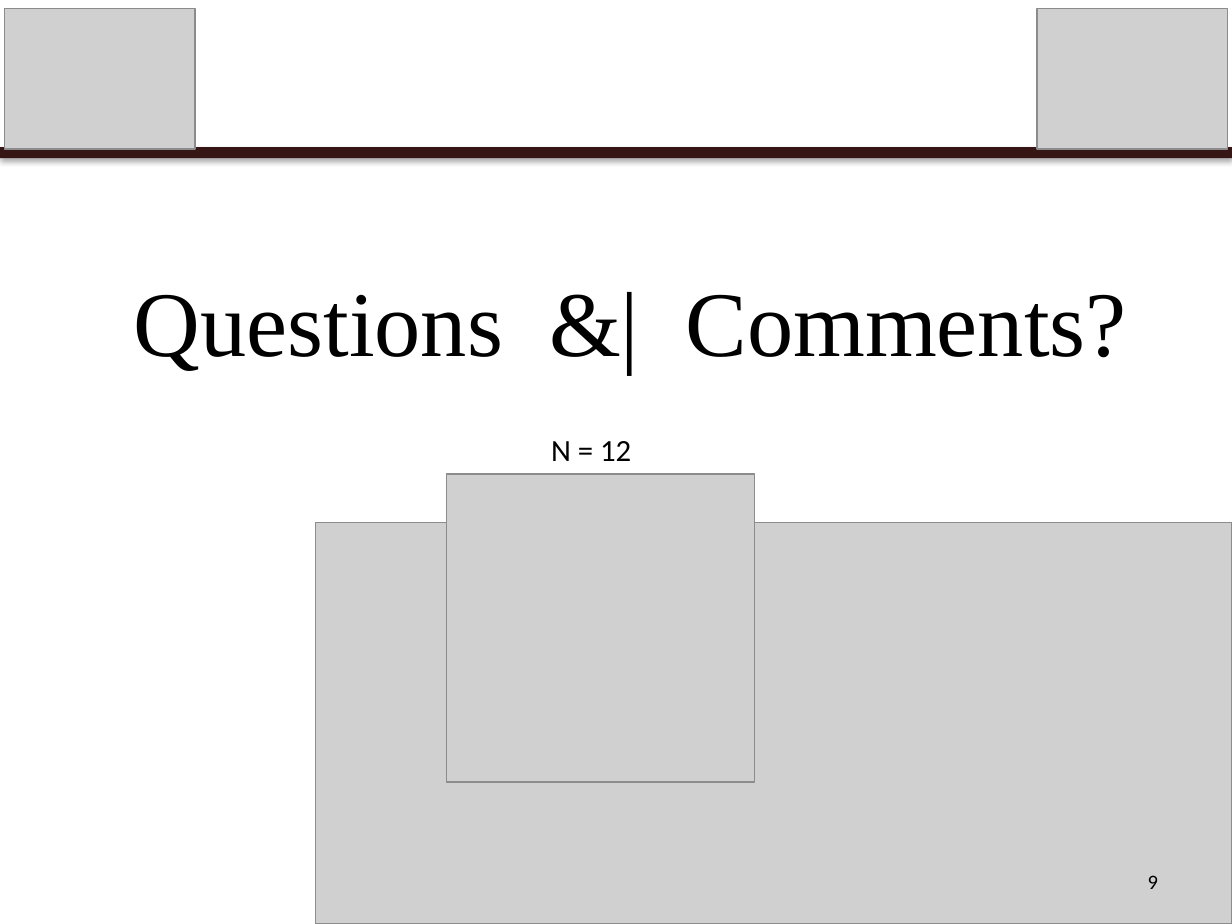
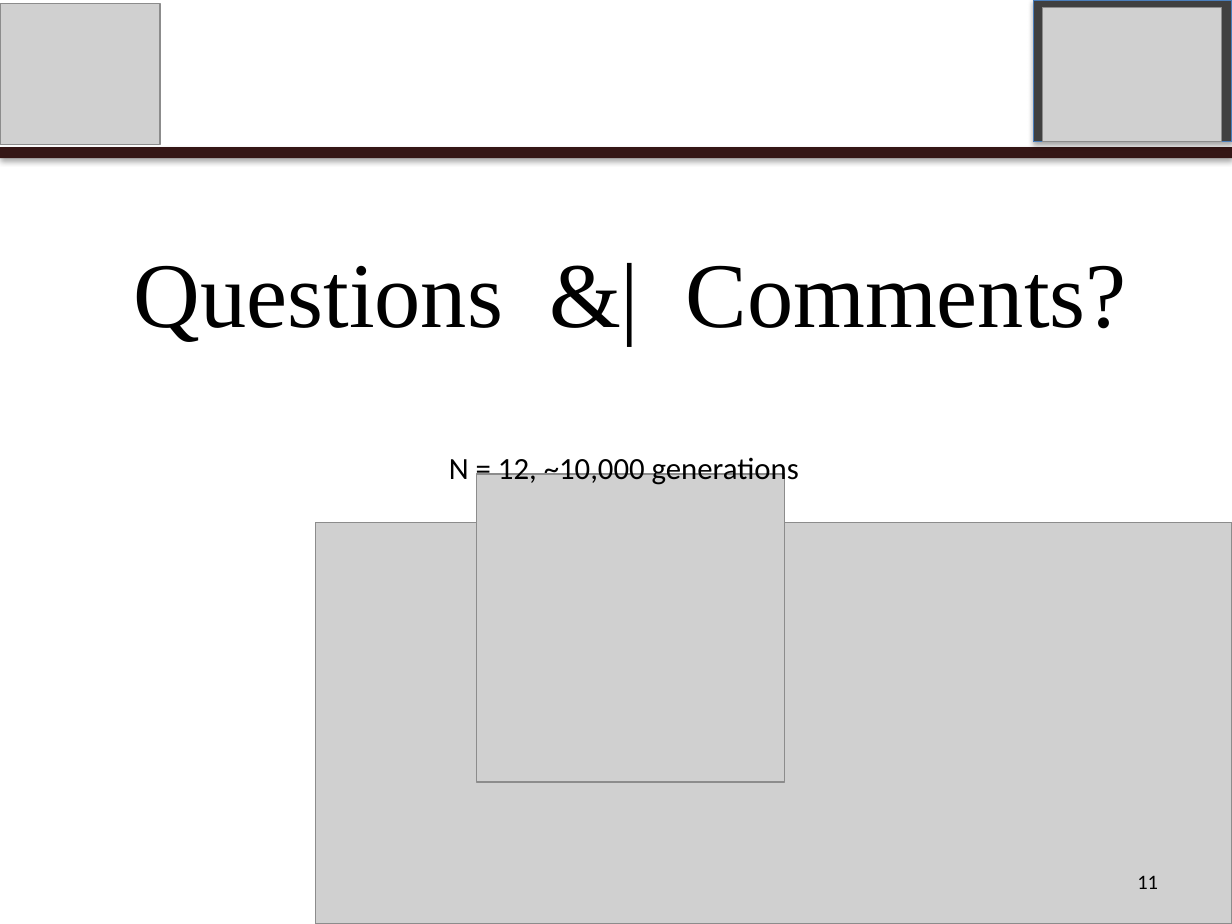
Before and after one commit to calebwherry/Concurrent-GARTH, a slide deck: slide 11 of doc/presentations/VT-CS-5510/Concurrent-GARTH.pptx (slide 9 before the commit). Drawn at 1232x924 pixels with LibreOffice and Linux fonts; fonts in the diff are those of the drawing; grey boxes stand for pictures; background and template pictures are left out. Boxes give left, top, right and bottom in pixels: in the first picture for what was removed or moved away, otherwise in the second. Text is boxed around its words. In the diff, an @@ line names an element or a change of style, - is before the commit and + after.

```diff
--- a/doc/presentations/VT-CS-5510/Concurrent-GARTH.pptx
+++ b/doc/presentations/VT-CS-5510/Concurrent-GARTH.pptx
@@ picture: place and size @@
-picture at box(5, 9, 195, 149)
+picture at box(0, 4, 160, 144)
@@ rectangle added at box(1034, 0, 1232, 142), fill #404040, outline #4B7EBC 0.75 pt @@
@@ picture: place and size @@
-picture at box(1037, 9, 1227, 149)
+picture at box(1042, 7, 1221, 142)
@@ text "Questions &| Comments?": place and size @@
-text "Questions &| Comments?" at box(686, 294, 1127, 358)
+text "Questions &| Comments?" at box(686, 265, 1127, 329)
@@ text at box(449, 453, 799, 487): text changed @@
-N = 12
+N = 12, ~10,000 generations
@@ picture: place and size @@
-picture at box(447, 474, 755, 782)
+picture at box(477, 474, 785, 782)
@@ page number at box(1137, 875, 1158, 889): text changed @@
-9
+11
```
Also in this commit, not shown: 3 other slides changed, 6 slides added, 4 slides removed, 7 other files.
